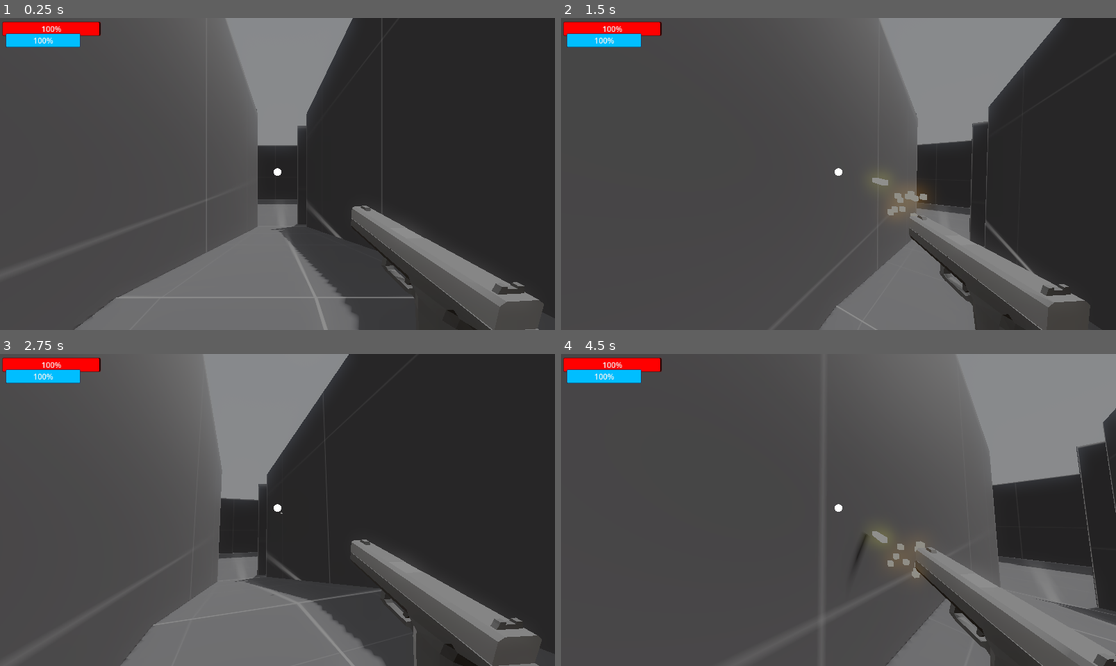
Above: before the commit, frames 1-4 (two rows, left to right).
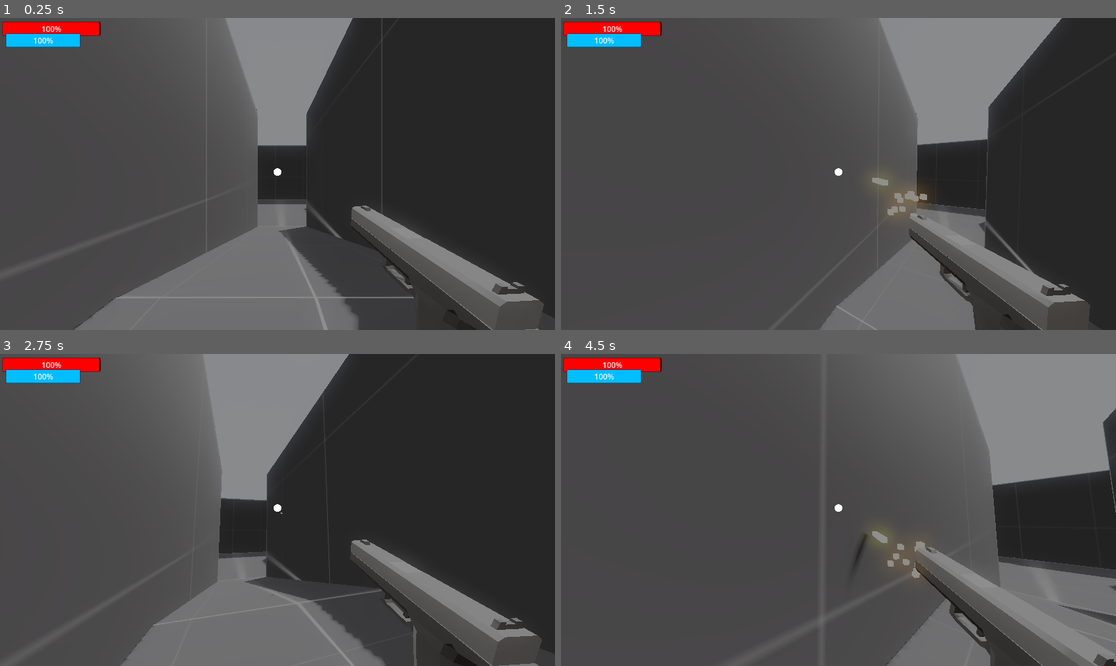
Above: after the commit, the same moments.

Repository: OliverSkogsrud/shooter-main
Game: Godot game, scene res://Scenes/level_2.tscn
The game is run twice, just before and just after one commit, with the same random seed, the same clock (stepped at 60 frames per second) and the same inputs. This scene is started directly instead of the project's main scene. A sky picture missing from this copy of the repository is replaced by a grey-blue gradient.
Inputs (mouse positions are in pixels of both pictures, inside the frame that each line leads up to):
- Up to frame 1 (0.25 s): no input
- Up to frame 2 (1.5 s): tap Enter (ui_accept) at 0.5, 0.77 s; move the mouse to (866, 174) at 0.52 s; tap A (a) at 0.6 s; click (866, 174) at 0.67 s; tap S (s) at 0.8, 1.35 s; move the mouse to (810, 174) at 1.27 s; click (810, 174) at 1.42 s
- Up to frame 3 (2.75 s): tap Enter (ui_accept) at 1.52 s; tap A (a) at 1.55 s; move the mouse to (288, 503) at 2.02 s; tap E (E) at 2.1 s; click (288, 503) at 2.17 s; tap S (s) at 2.3 s
- Up to frame 4 (4.5 s): move the mouse to (832, 516) at 2.77 s; tap A (a) at 2.85 s; click (832, 516) at 2.92 s; tap Enter (ui_accept) at 3.02, 3.77 s; move the mouse to (877, 513) at 3.52 s; tap D (d) at 3.6 s; click (877, 513) at 3.67 s; tap S (s) at 3.8, 4.35 s; move the mouse to (794, 506) at 4.27 s; click (794, 506) at 4.42 s

The runs differ from the first frame. In frame 1, 0.3% of the frame differs, in the area x 48-56%, y 34-68%; in frame 2, 0.5%; in frame 3, 0.2%; in frame 4, 1.1%, in the area x 85-100%, y 28-84%.

Commit message:
Update level_2.tscn

Diff:
--- a/Scenes/level_2.tscn
+++ b/Scenes/level_2.tscn
@@ -77,16 +77,16 @@
 transform = Transform3D(28.2909, 0, 0, 0, 0.1774, 0, 0, 0, 8.5559, 73.1774, 5.58324, -26.5068)
 
 [node name="blackCube20" parent="BlackCubes" instance=ExtResource("1_gedqe")]
-transform = Transform3D(28.2909, 0, 0, 0, -7.7544e-09, -8.5559, 0, 0.1774, -3.7399e-07, 73.1774, 9.37185, -30.8109)
+transform = Transform3D(28.2909, 0, 0, 0, -7.7544e-09, -5.07725, 0, 0.1774, -2.21934e-07, 73.1774, 7.32496, -30.8109)
 
 [node name="blackCube23" parent="BlackCubes" instance=ExtResource("1_gedqe")]
-transform = Transform3D(-5.92923e-07, -0.916936, 3.06765e-07, 0, -4.00806e-08, -7.01796, 13.5645, -4.00805e-08, 1.34091e-14, 73.1774, 11.7575, -25.4689)
+transform = Transform3D(-5.92923e-07, -0.916936, 3.06765e-07, 0, -4.00806e-08, -7.01796, 13.5645, -4.00805e-08, 1.34091e-14, 73.1774, 10.4654, -25.4689)
 
 [node name="blackCube21" parent="BlackCubes" instance=ExtResource("1_gedqe")]
-transform = Transform3D(28.2909, 0, 0, 0, -7.7544e-09, -8.5559, 0, 0.1774, -3.7399e-07, 73.1774, 9.37185, -22.427)
+transform = Transform3D(28.2909, 0, 0, 0, -7.7544e-09, -5.07725, 0, 0.1774, -2.21934e-07, 73.1774, 7.32496, -22.427)
 
 [node name="blackCube22" parent="BlackCubes" instance=ExtResource("1_gedqe")]
-transform = Transform3D(28.2909, 0, 0, 0, 0.1774, 0, 0, 0, 8.5559, 73.1774, 13.5266, -26.639)
+transform = Transform3D(28.2909, 0, 0, 0, 0.1774, 0, 0, 0, 8.5559, 73.1774, 9.90684, -26.639)
 
 [node name="blackCube16" parent="BlackCubes" instance=ExtResource("1_gedqe")]
 transform = Transform3D(33.016, 0, 0, 0, -7.7544e-09, -13.8448, 0, 0.1774, -6.05175e-07, 42.6678, 8.72143, -11.802)
@@ -119,10 +119,10 @@
 transform = Transform3D(1.17771e-06, 18.3328, 7.26925e-07, 26.9428, -8.01351e-07, 1.76078e-21, 1.02958e-13, 1.6027e-06, -8.31505, 18.4487, 2.68553, -31.344)
 
 [node name="blackCube10" parent="BlackCubes" instance=ExtResource("1_gedqe")]
-transform = Transform3D(3.68434e-14, 7.7544e-09, -7.29845, 19.2828, -7.7544e-09, 0, -8.42879e-07, -0.1774, -3.19026e-07, 5.38928, -2.50578, -18.4446)
+transform = Transform3D(3.68434e-14, 7.7544e-09, -7.29845, 19.2828, -7.7544e-09, 0, -8.42879e-07, -0.1774, -3.19026e-07, 6.30525, -2.50578, -17.5498)
 
 [node name="blackCube11" parent="BlackCubes" instance=ExtResource("1_gedqe")]
-transform = Transform3D(16.6994, -0.0887, 9.81559e-22, 9.64141, 0.153633, 5.66703e-22, -6.85063e-14, 0, 7.29845, 17.9073, 0.756609, -23.419)
+transform = Transform3D(16.6994, -0.0887, 9.81559e-22, 9.64141, 0.153633, 5.66703e-22, -6.85063e-14, 0, 7.29845, 17.9073, 0.79701, -23.419)
 
 [node name="blackCube6" parent="BlackCubes" instance=ExtResource("1_gedqe")]
 transform = Transform3D(3.68434e-14, 7.7544e-09, 6.76467, 19.2828, -7.7544e-09, 0, 8.42879e-07, 0.1774, -2.95693e-07, 0.370271, -1.00871, 2.51086)
@@ -136,22 +136,22 @@
 [node name="Lights" type="Node" parent="."]
 
 [node name="Light" parent="Lights" instance=ExtResource("3_psjv7")]
-transform = Transform3D(-1, 8.74228e-08, -3.82137e-15, 0, -4.37114e-08, -1, -8.74228e-08, -1, 4.37114e-08, 68.2771, 8.53768, -30.5997)
+transform = Transform3D(-1, 8.74228e-08, -3.82137e-15, 0, -4.37114e-08, -1, -8.74228e-08, -1, 4.37114e-08, 68.2771, 7.02213, -30.5997)
 
 [node name="Light2" parent="Lights" instance=ExtResource("3_psjv7")]
-transform = Transform3D(1, 0, 0, 0, -4.37114e-08, -1, 0, 1, -4.37114e-08, 64, 8.53768, -22.6236)
+transform = Transform3D(1, 0, 0, 0, -4.37114e-08, -1, 0, 1, -4.37114e-08, 64, 7.02213, -22.6236)
 
 [node name="Light3" parent="Lights" instance=ExtResource("3_psjv7")]
-transform = Transform3D(-1, 8.74228e-08, -3.82137e-15, 0, -4.37114e-08, -1, -8.74228e-08, -1, 4.37114e-08, 75.0475, 6.42806, -30.5997)
+transform = Transform3D(-1, 8.74228e-08, -3.82137e-15, 0, -4.37114e-08, -1, -8.74228e-08, -1, 4.37114e-08, 75.0475, 5.61167, -30.5997)
 
 [node name="Light4" parent="Lights" instance=ExtResource("3_psjv7")]
-transform = Transform3D(1, 0, 0, 0, -4.37114e-08, -1, 0, 1, -4.37114e-08, 70.7705, 6.42806, -22.6236)
+transform = Transform3D(1, 0, 0, 0, -4.37114e-08, -1, 0, 1, -4.37114e-08, 70.7705, 5.63913, -22.6236)
 
 [node name="Light5" parent="Lights" instance=ExtResource("3_psjv7")]
-transform = Transform3D(-1, 8.74228e-08, -3.82137e-15, 0, -4.37114e-08, -1, -8.74228e-08, -1, 4.37114e-08, 84.7149, 8.71766, -30.5919)
+transform = Transform3D(-1, 8.74228e-08, -3.82137e-15, 0, -4.37114e-08, -1, -8.74228e-08, -1, 4.37114e-08, 84.7149, 7.50203, -30.5919)
 
 [node name="Light6" parent="Lights" instance=ExtResource("3_psjv7")]
-transform = Transform3D(1, 0, 0, 0, -4.37114e-08, -1, 0, 1, -4.37114e-08, 80.4378, 8.71766, -22.6158)
+transform = Transform3D(1, 0, 0, 0, -4.37114e-08, -1, 0, 1, -4.37114e-08, 80.4378, 7.50203, -22.6158)
 
 [node name="Player" parent="." instance=ExtResource("4_ibd55")]
 transform = Transform3D(1, 0, 0, 0, 1, 0, 0, 0, 1, -0.51986, 1.31351, -0.669664)
